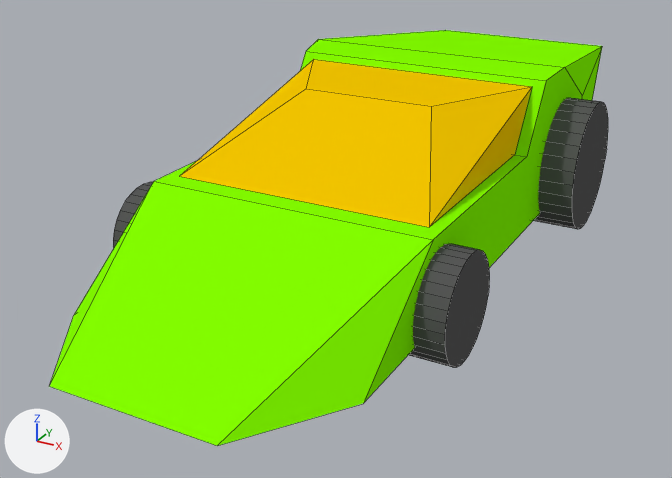
The Blender file WedgeCar4.blend, before and after one commit.
The view is the same before and after, from a camera (50 mm lens) standing at (2.93, -5.95, 3.0) and looking at (-0.24, -0.2, 0.13). Arrows for +X, +Y and +Z are at lower left; the lights stay in place. Mesh edges are drawn as thin lines.

Objects in the first picture: 'Body', 'Cabin', 'Wheels'.
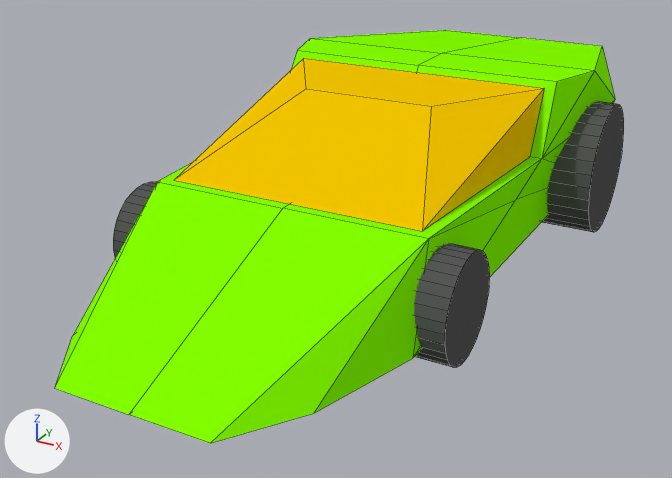
Commit message: Update WedgeCar4 model

ob_worldorigin is not drawn itself; it is used by a modifier of ob_body, ob_rearwheels.

Changed parts and their boxes [x1, y1, x2, y2] in the pictures (672 x 478 px):
```json
{"object": "Body", "change": "reshaped, modifiers changed", "before": [49, 30, 602, 446], "after": [55, 30, 615, 444]}
{"object": "Cabin", "change": "reshaped", "before": [180, 59, 532, 227], "after": [174, 58, 544, 231]}
{"object": "Wheels", "change": "reshaped", "before": [113, 98, 608, 367], "after": [113, 182, 490, 367]}
{"object": "RearWheels", "change": "added", "after": [542, 101, 624, 232]}
{"part": 1, "of": "me_plane_003", "change": "deleted", "before": [533, 98, 608, 229]}
```

Edits to the scene script, one JSON object a line:
```json
{"block": "me_plane_003", "where": "me_plane_003.from_pydata(...)  # 256 vertices, 136 faces; spans x -2.43..2.43, y -2.95..3.4, z 0.0..1.95"}
{"block": "me_plane_003", "where": "# used by ob_wheels; location = (0.0, 0.0, 0.0); scale = (0.531, 0.531, 0.531)"}
{"block": "me_plane_003", "change": "me_plane_003 part 1: the loose piece of 64 vertices spanning x 1.44..2.43, y 1.45..3.4, z 0.0..1.95 is deleted"}
{"block": "me_plane_002", "where": "me_plane_002.from_pydata(...)  # 8 vertices, 8 faces; spans x -1.76..1.76, y -2.2..1.29, z 1.55..2.38"}
{"block": "me_plane_002", "where": "# used by ob_cabin; location = (0.0, 0.0, 0.0); scale = (0.531, 0.531, 0.531)"}
{"block": "me_plane_002", "change": "me_plane_002 part 2"}
{"op": "set", "path": "me_plane_002.vertices[1].co", "old": "(-1.76, 1.29, 2.38)", "new": "(-1.94, 1.29, 2.38)", "note": "pixel (313, 59) -> pixel (303, 58)"}
{"op": "set", "path": "me_plane_002.vertices[2].co", "old": "(-1.76, 0.75, 1.55)", "new": "(-1.97, 0.75, 1.55)"}
{"op": "set", "path": "me_plane_002.vertices[3].co", "old": "(-1.76, -2.2, 1.55)", "new": "(-1.74, -2.34, 1.55)", "note": "pixel (179, 176) -> pixel (173, 180)"}
{"op": "set", "path": "me_plane_002.vertices[5].co", "old": "(1.76, 1.29, 2.38)", "new": "(1.94, 1.29, 2.38)", "note": "pixel (532, 86) -> pixel (544, 88)"}
{"op": "set", "path": "me_plane_002.vertices[6].co", "old": "(1.76, 0.75, 1.55)", "new": "(1.97, 0.75, 1.55)", "note": "pixel (514, 154) -> pixel (529, 157)"}
{"op": "set", "path": "me_plane_002.vertices[7].co", "old": "(1.76, -2.2, 1.55)", "new": "(1.74, -2.34, 1.55)", "note": "pixel (429, 227) -> pixel (422, 231)"}
{"block": "me_plane_001", "where": "# used by ob_body; location = (0.0, 0.0, 0.0); scale = (0.531, 0.531, 0.531)"}
{"op": "remove", "block": "me_plane_001", "code": "me_plane_001.from_pydata(...)  # 20 vertices, 21 faces; spans x -2.31..1.93, y -5.42..6.16, z 0.38..2.48"}
{"op": "add", "block": "me_plane_001", "code": "me_plane_001.from_pydata(...)  # 20 vertices, 20 faces; spans x -2.46..0.0, y -5.42..6.16, z 0.38..2.48"}
{"block": "me_plane_001", "change": "me_plane_001 part 3"}
{"block": "me_plane_001", "change": "18 vertices are removed from x -2.31..1.93, y -5.42..6.16, z 0.38..2.48"}
{"block": "me_plane_001", "change": "21 faces are deleted"}
{"block": "me_plane_001", "change": "18 vertices are added at x -2.46..0.0, y -5.42..6.16, z 0.38..2.48"}
{"block": "me_plane_001", "change": "20 new faces join them"}
{"op": "add", "block": "me_plane_004", "code": ["me_plane_004 = bpy.data.meshes.new('Plane.004')", "me_plane_004.from_pydata(...)  # 64 vertices, 34 faces; spans x -2.43..-1.3, y 1.45..3.4, z 0.0..1.95", "me_plane_004.materials.append(mat_wheels)  # dark grey #585858"]}
{"op": "add", "block": "ob_body", "code": "_m = ob_body.modifiers.new('Mirror', 'MIRROR')"}
{"op": "add", "block": "ob_body", "code": "_m.use_clip = True"}
{"op": "add", "block": "ob_body", "code": "_m.mirror_object = ob_worldorigin"}
{"op": "add", "block": "ob_worldorigin", "code": ["ob_worldorigin = bpy.data.objects.new('WorldOrigin', None)", "ob_worldorigin.location = (0.0, 0.0, 0.0)"]}
{"op": "add", "block": "ob_rearwheels", "code": ["ob_rearwheels = bpy.data.objects.new('RearWheels', me_plane_004)", "ob_rearwheels.location = (-0.129, 0.0, 0.0)", "ob_rearwheels.scale = (0.531, 0.531, 0.531)", "_m = ob_rearwheels.modifiers.new('Mirror', 'MIRROR')", "_m.mirror_object = ob_worldorigin"]}
```
